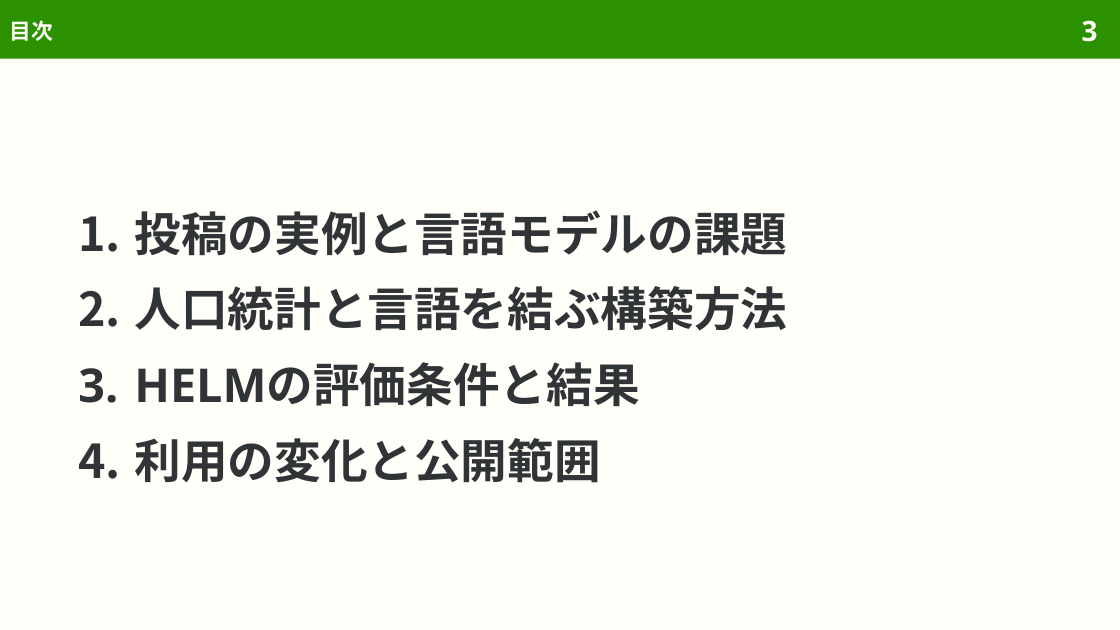
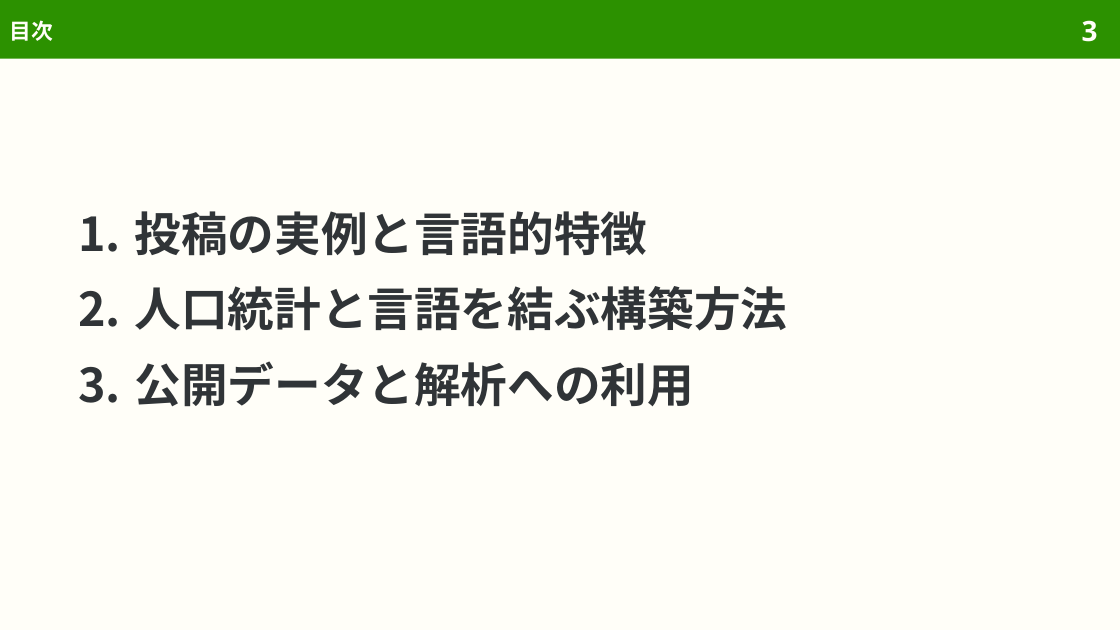
Before and after one commit to sasakiy84/datasets-in-10-minutes, a slide deck: slide 3 of slides/datasets-in-10-minutes-twitter-aae.pptx. Drawn at 1120x630 pixels with LibreOffice and Linux fonts; fonts in the diff are those of the drawing. Boxes give left, top, right and bottom in pixels: in the first picture for what was removed or moved away, otherwise in the second. Text is boxed around its words. In the diff, an @@ line names an element or a change of style, - is before the commit and + after.

```diff
--- a/slides/datasets-in-10-minutes-twitter-aae.pptx
+++ b/slides/datasets-in-10-minutes-twitter-aae.pptx
@@ text at <box>134,211,647,256</box>: text changed @@
-1. 投稿の実例と言語モデルの課題
+1. 投稿の実例と言語的特徴
@@ text at <box>134,361,694,407</box>: text changed @@
-3. HELMの評価条件と結果
-4. 利用の変化と公開範囲
+3. 公開データと解析への利用
```
Also in this commit, not shown: 27 other slides changed, 12 slides removed, 46 other files.
